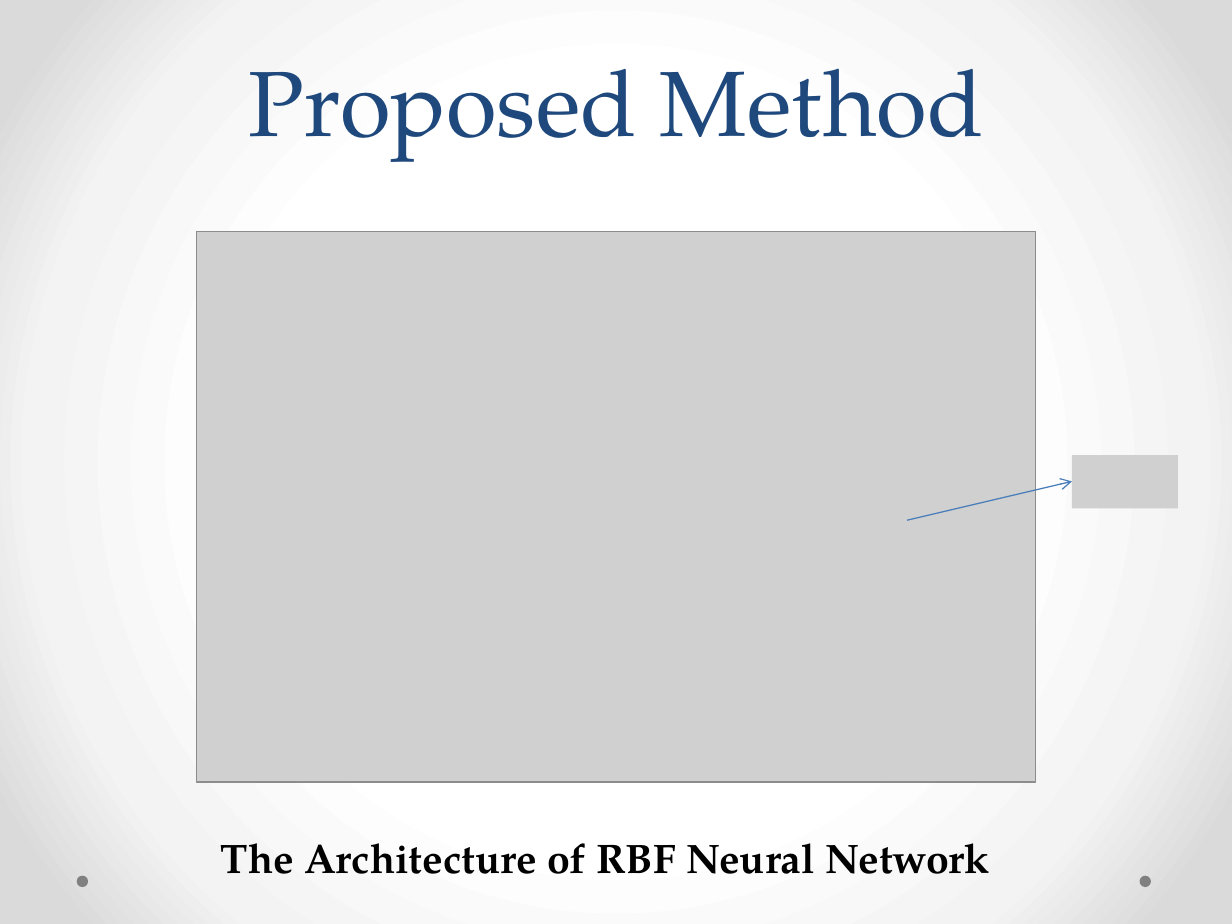
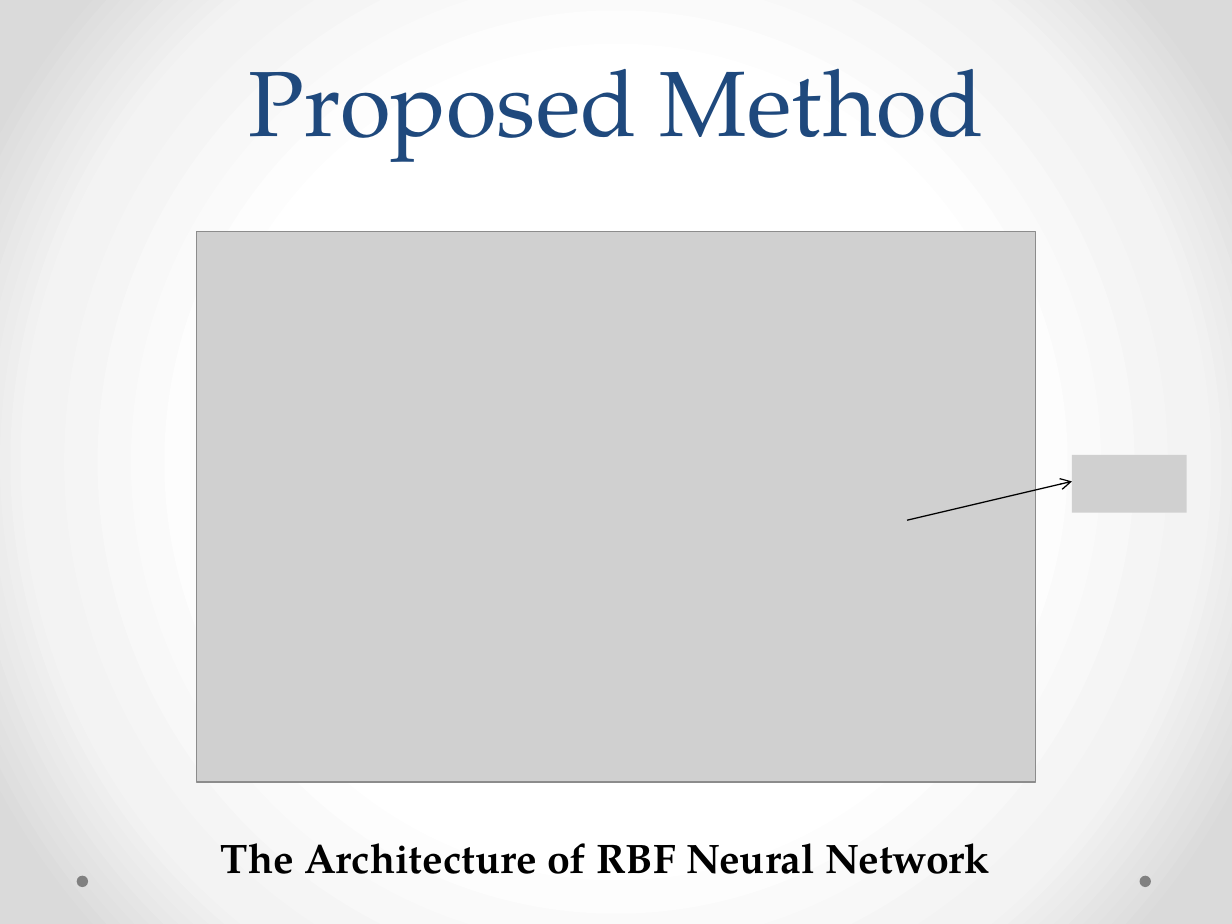
Before and after one commit to shrutipathak12321/Brain-Segmentation-using-RBFNN, a slide deck: slide 6 of Project_presentation.pptx. Drawn at 1232x924 pixels with LibreOffice and Linux fonts; fonts in the diff are those of the drawing; grey boxes stand for pictures. Boxes give left, top, right and bottom in pixels: in the first picture for what was removed or moved away, otherwise in the second. Text is boxed around its words. In the diff, an @@ line names an element or a change of style, - is before the commit and + after.

```diff
--- a/Project_presentation.pptx
+++ b/Project_presentation.pptx
@@ picture: place and size @@
-picture at [1072, 455, 1178, 508]
+picture at [1072, 455, 1186, 513]
@@ arrow (907, 520) - (1072, 482): stroke #4B7EBC 0.75 pt to #000000 0.75 pt @@
```
Also in this commit, not shown: 4 other slides changed, 1 other file.
